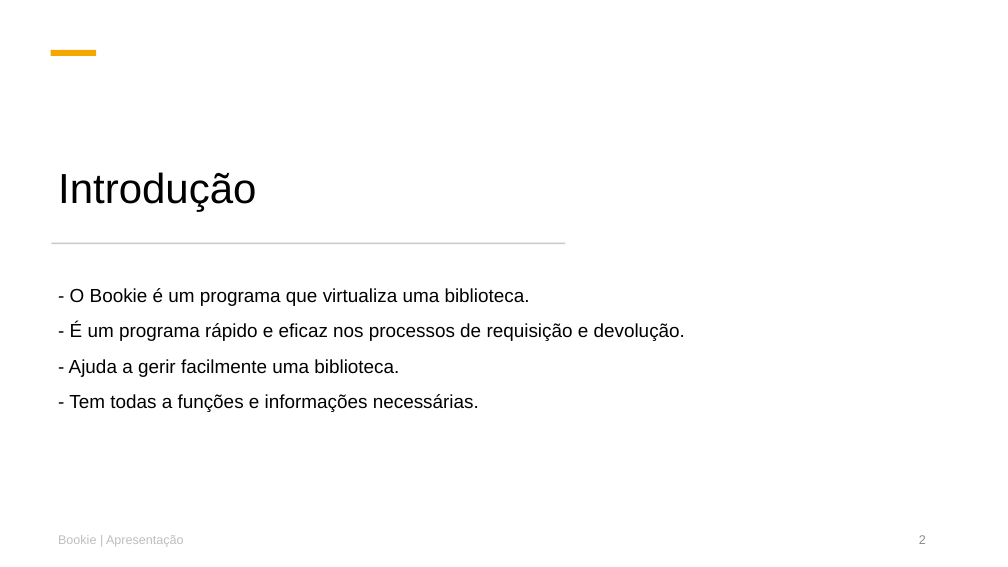
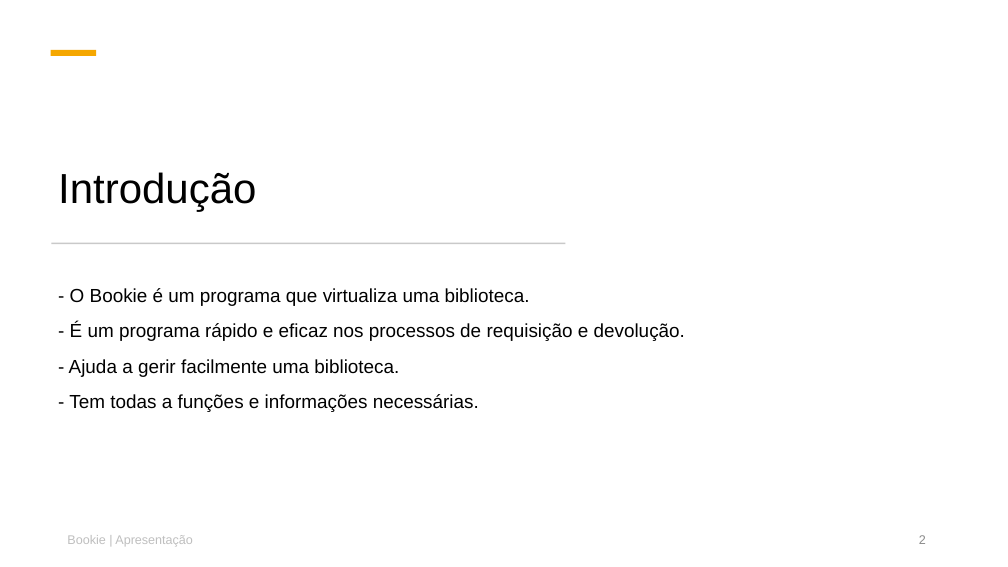
Before and after one commit to duartelcunha/PSI1619I_DuarteCunha_2219096, a slide deck: slide 2 of docs/PSI1619I_DuarteCunha_2219096_ApresentaçãoDefesa_2.pptx. Drawn at 1008x567 pixels with LibreOffice and Linux fonts; fonts in the diff are those of the drawing. Boxes give left, top, right and bottom in pixels: in the first picture for what was removed or moved away, otherwise in the second. Text is boxed around its words. In the diff, an @@ line names an element or a change of style, - is before the commit and + after.

```diff
--- a/docs/PSI1619I_DuarteCunha_2219096_ApresentaçãoDefesa_2.pptx
+++ b/docs/PSI1619I_DuarteCunha_2219096_ApresentaçãoDefesa_2.pptx
@@ text "Bookie | Apresentação": place and size @@
-text "Bookie | Apresentação" at <box>58,535,184,546</box>
+text "Bookie | Apresentação" at <box>67,535,193,546</box>
```
Also in this commit, not shown: 1 other file.
